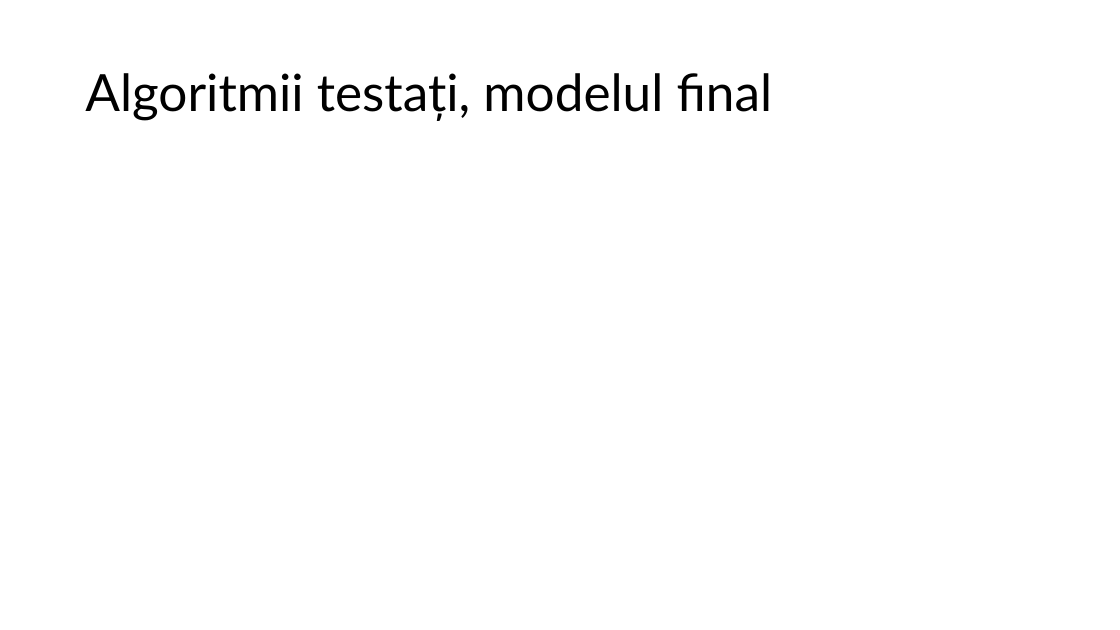
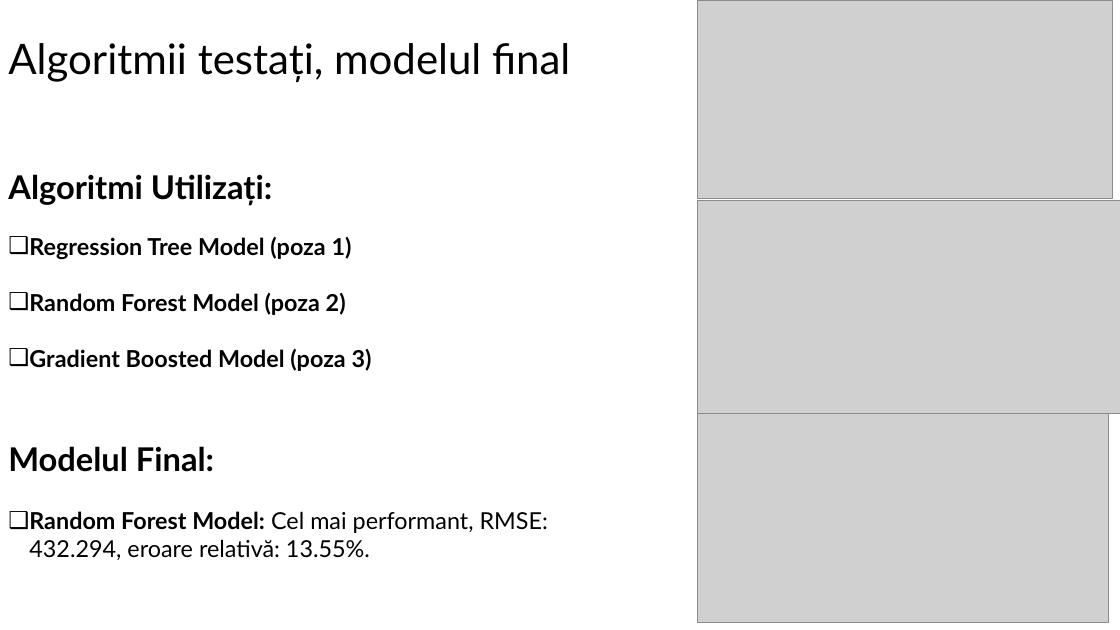
Before and after one commit to BalogDavid/ProiectAnalizaDate, a slide deck: slide 5 of Prezentare Analiza Datelor-Balog David Alexandru.pptx. Drawn at 1120x630 pixels with LibreOffice and Linux fonts; fonts in the diff are those of the drawing; grey boxes stand for pictures. Boxes give left, top, right and bottom in pixels: in the first picture for what was removed or moved away, otherwise in the second. Text is boxed around its words. In the diff, an @@ line names an element or a change of style, - is before the commit and + after.

```diff
--- a/Prezentare Analiza Datelor-Balog David Alexandru.pptx
+++ b/Prezentare Analiza Datelor-Balog David Alexandru.pptx
@@ title "Algoritmii testați, modelul final": place and size @@
-title "Algoritmii testați, modelul final" at [85,73,773,120]
+title "Algoritmii testați, modelul final" at [8,43,570,82]
@@ title "Algoritmii testați, modelul final" at [8,43,570,82]: size 44 to 36 pt @@
@@ picture added at [697,0,1112,198] @@
@@ text added at [8,174,548,560], 20 pt, text #000000, bold @@
+Algoritmi Utilizați:
+❑ Regression Tree Model (poza 1)
+❑ Random Forest Model (poza 2)
+❑ Gradient Boosted Model (poza 3)
+Modelul Final:
+❑ Random Forest Model: Cel mai performant, RMSE: 432.294, eroare relativă: 13.55%.
@@ picture added at [697,201,1120,413] @@
@@ picture added at [697,414,1109,623] @@
```
Also in this commit, not shown: 1 other slide changed, 3 slides added, 3 slides removed, 1 other file.
